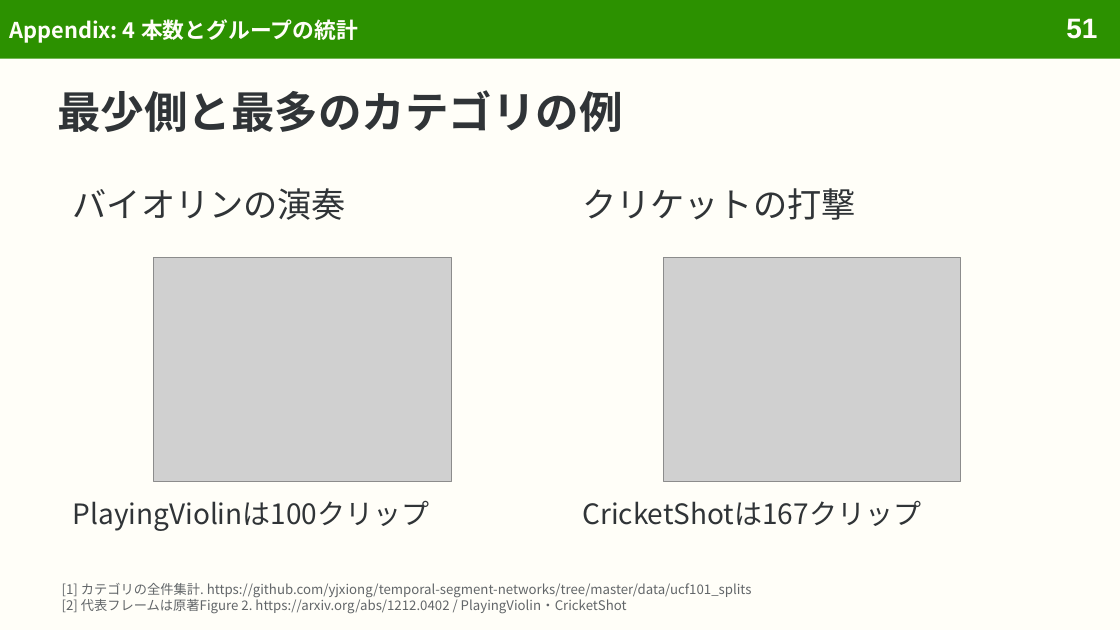
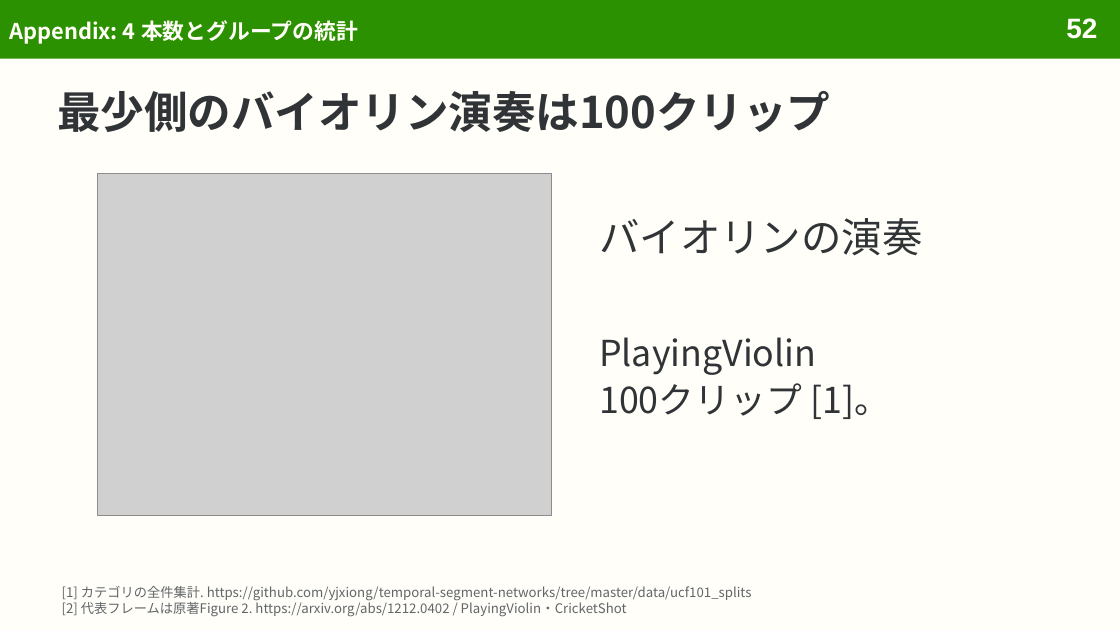
Before and after one commit to sasakiy84/datasets-in-10-minutes, a slide deck: slide 52 of slides/datasets-in-10-minutes-ucf101.pptx (slide 51 before the commit). Drawn at 1120x630 pixels with LibreOffice and Linux fonts; fonts in the diff are those of the drawing; grey boxes stand for pictures. Boxes give left, top, right and bottom in pixels: in the first picture for what was removed or moved away, otherwise in the second. Text is boxed around its words. In the diff, an @@ line names an element or a change of style, - is before the commit and + after.

```diff
--- a/slides/datasets-in-10-minutes-ucf101.pptx
+++ b/slides/datasets-in-10-minutes-ucf101.pptx
@@ page number at bbox=[1066, 18, 1097, 39]: text changed @@
-51
+52
@@ title at bbox=[57, 91, 830, 132]: text changed @@
-最少側と最多のカテゴリの例
+最少側のバイオリン演奏は100クリップ
@@ picture: place and size @@
-picture at bbox=[153, 258, 451, 482]
+picture at bbox=[97, 174, 551, 515]
@@ text removed at bbox=[582, 188, 855, 220] @@
-クリケットの打撃
@@ text "バイオリンの演奏": place and size @@
-text "バイオリンの演奏" at bbox=[73, 188, 346, 220]
+text "バイオリンの演奏" at bbox=[599, 218, 923, 256]
@@ text "バイオリンの演奏" at bbox=[599, 218, 923, 256]: size 22 to 26 pt; more space between paragraphs @@
@@ picture removed at bbox=[663, 258, 961, 482] @@
@@ text added at bbox=[599, 337, 890, 419], 23 pt, text #303437 @@
+PlayingViolin
+100クリップ [1]。
@@ text removed at bbox=[73, 500, 430, 531] @@
-PlayingViolinは100クリップ
@@ text removed at bbox=[582, 500, 921, 526] @@
-CricketShotは167クリップ
@@ text at bbox=[62, 586, 752, 617]: text changed @@
-[1] カテゴリの全件集計. https://github.com/yjxiong/temporal-segment-networks/tree/master/data/ucf101_splits
-[2] 代表フレームは原著Figure 2. https://arxiv.org/abs/1212.0402 / PlayingViolin・CricketShot
+[1] カテゴリの全件集計. https://github.com/yjxiong/temporal-segment-networks/tree/master/data/ucf101_splits
+[2] 代表フレームは原著Figure 2. https://arxiv.org/abs/1212.0402 / PlayingViolin・CricketShot
```
Also in this commit, not shown: 37 other slides changed, 2 slides added, 10 other files.
